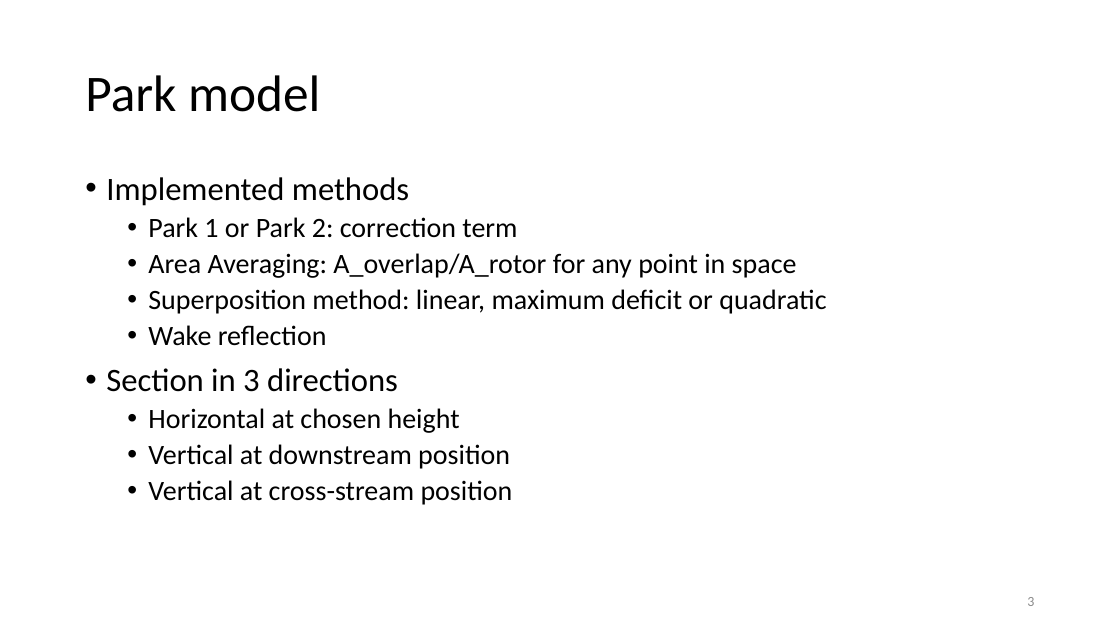
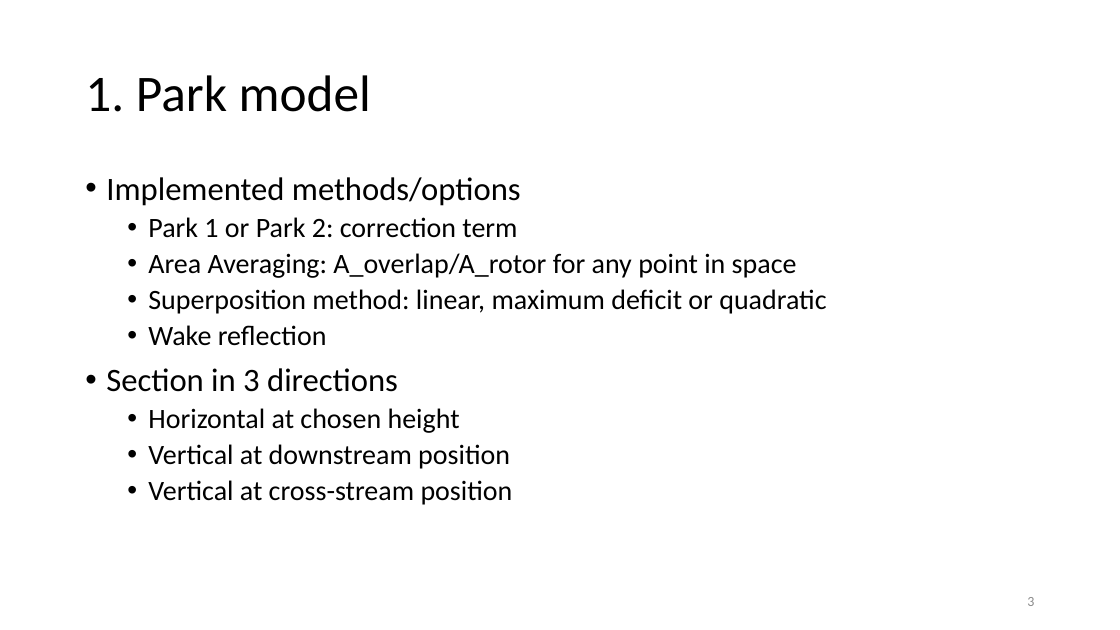
Before and after one commit to obossuyt/Thesis_Ottelien, a slide deck: slide 3 of Meetings & Official Documents/20180213_Meeting07.pptx. Drawn at 1120x630 pixels with LibreOffice and Linux fonts; fonts in the diff are those of the drawing. Boxes give left, top, right and bottom in pixels: in the first picture for what was removed or moved away, otherwise in the second. Text is boxed around its words. In the diff, an @@ line names an element or a change of style, - is before the commit and + after.

```diff
--- a/Meetings & Official Documents/20180213_Meeting07.pptx
+++ b/Meetings & Official Documents/20180213_Meeting07.pptx
@@ title at (85,75,371,112): text changed @@
-Park model
+1. Park model
@@ text at (106,177,521,206): text changed @@
-• Implemented methods
+• Implemented methods/options
```
Also in this commit, not shown: 11 other slides changed, 8 slides added, 1 slide removed.
